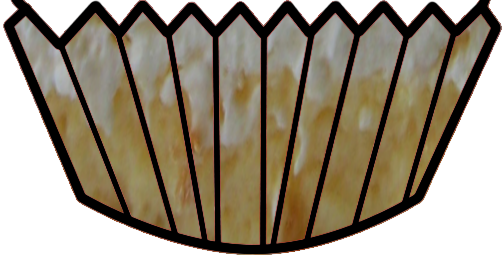
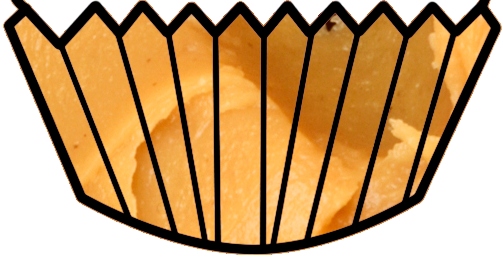
Layer changes from the first 503px x 262px image to the second:
added layer "Vanilla copy" above "Vanilla" over (3, 0, 502, 255)
